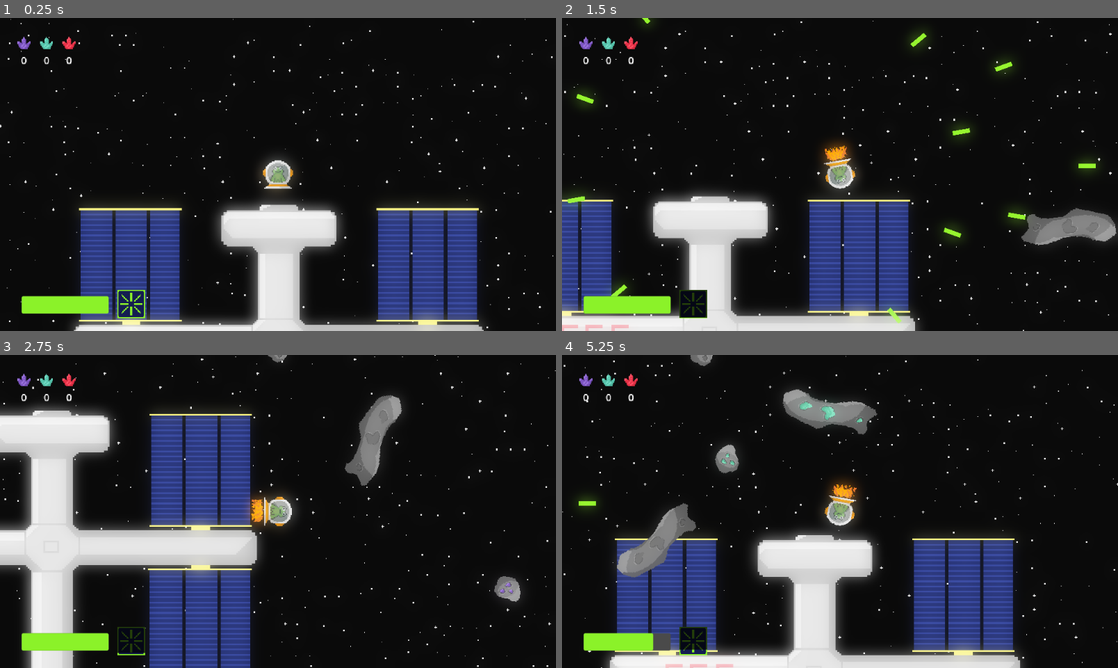
Above: before the commit, frames 1-4 (two rows, left to right).
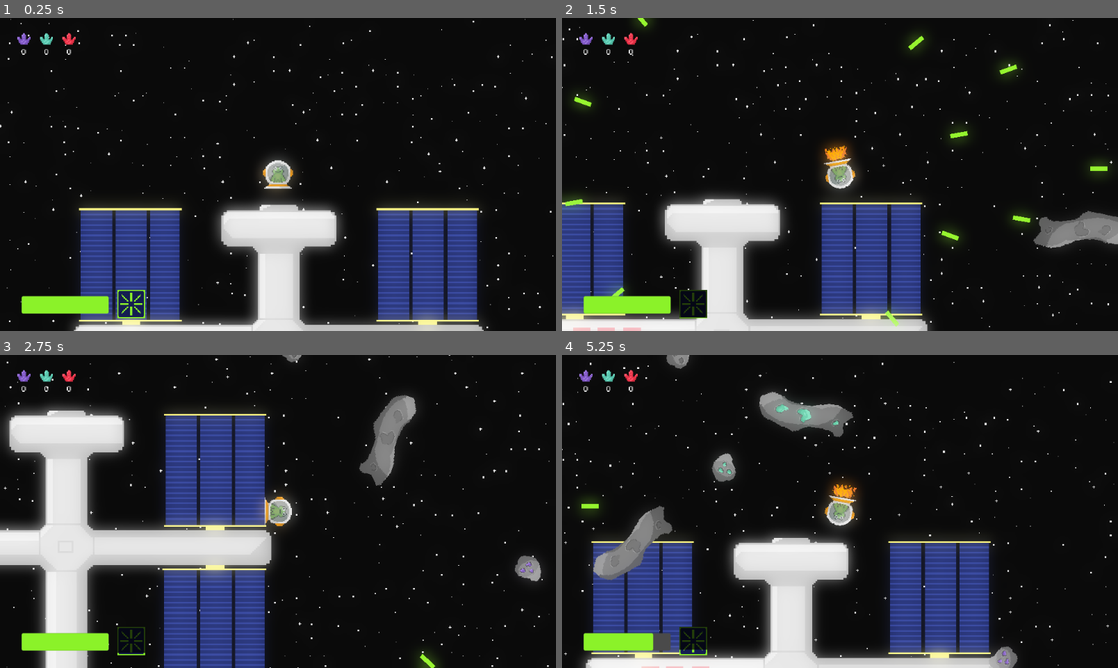
Above: after the commit, the same moments.

Repository: AnejMajnik/astrofrog
Game: Godot game, scene res://scenes/game.tscn
Same seed, same stepped clock (60 frames per second), same inputs: the game is played once before the commit and once after it.
Inputs:
- Up to frame 1 (0.25 s): no input
- Up to frame 2 (1.5 s): tap Enter at 0.5 s; hold D (right) 0.53-1.28 s; tap E (ability) at 0.6 s; hold S (down) from 1.28 s (still down); tap Shift (boost) at 1.35 s
- Up to frame 3 (2.75 s): release S (down) at 2.03 s; hold D (right) from 2.03 s (still down); tap Space (shoot) at 2.1 s
- Up to frame 4 (5.25 s): release D (right) at 2.78 s; hold W (up) 2.78-3.53 s; tap one key every 0.75 s from 2.85 s: E (ability) Shift (boost) Space (shoot) E (ability); hold A (left) 3.53-5.03 s; hold S (down) from 5.03 s (still down)

The runs differ from the first frame. In frame 1, 0.3% of the frame differs, in the area x 3-14%, y 4-15%; in frame 2, 15%; in frame 3, 16%; in frame 4, 23%, in the area x 0-100%, y 0-100%.

Commit message:
Added enemy that roams, and chases you when you get close

Diff:
--- a/project.godot
+++ b/project.godot
@@ -79,6 +79,7 @@
 "deadzone": 0.2,
 "events": [Object(InputEventKey,"resource_local_to_scene":false,"resource_name":"","device":-1,"window_id":0,"alt_press …(191 unchanged characters)…
 , Object(InputEventJoypadButton,"resource_local_to_scene":false,"resource_name":"","device":-1,"button_index":2,"pressure":0.0,"pressed":true,"script":null)
+, Object(InputEventMouseButton,"resource_local_to_scene":false,"resource_name":"","device":-1,"window_id":0,"alt_pressed":false,"shift_pressed":false,"ctrl_pressed":false,"meta_pressed":false,"button_mask":1,"position":Vector2(262, 13),"global_position":Vector2(271, 61),"factor":1.0,"button_index":1,"canceled":false,"pressed":true,"double_click":false,"script":null)
 ]
 }
 ability={
--- /dev/null
+++ b/scenes/enemy.tscn
@@ -0,0 +1,172 @@
+[gd_scene format=3 uid="uid://dujjwju6d82gx"]
+
+[ext_resource type="Texture2D" uid="uid://do1c30lfsnl0a" path="res://assets/enemy_ship.png" id="1_7p1mj"]
+[ext_resource type="Script" uid="uid://dbvvqi7teuaqr" path="res://scripts/enemy.gd" id="1_md0e3"]
+
+[sub_resource type="AtlasTexture" id="AtlasTexture_md0e3"]
+atlas = ExtResource("1_7p1mj")
+region = Rect2(0, 0, 64, 64)
+
+[sub_resource type="AtlasTexture" id="AtlasTexture_4ra3w"]
+atlas = ExtResource("1_7p1mj")
+region = Rect2(0, 64, 64, 64)
+
+[sub_resource type="AtlasTexture" id="AtlasTexture_5uy6h"]
+atlas = ExtResource("1_7p1mj")
+region = Rect2(64, 64, 64, 64)
+
+[sub_resource type="AtlasTexture" id="AtlasTexture_c4w8v"]
+atlas = ExtResource("1_7p1mj")
+region = Rect2(128, 64, 64, 64)
+
+[sub_resource type="SpriteFrames" id="SpriteFrames_nrent"]
+animations = [{
+"frames": [{
+"duration": 1.0,
+"texture": SubResource("AtlasTexture_md0e3")
+}],
+"loop": 1,
+"name": &"idle",
+"speed": 5.0
+}, {
+"frames": [{
+"duration": 1.0,
+"texture": SubResource("AtlasTexture_4ra3w")
+}, {
+"duration": 1.0,
+"texture": SubResource("AtlasTexture_5uy6h")
+}, {
+"duration": 1.0,
+"texture": SubResource("AtlasTexture_c4w8v")
+}],
+"loop": 1,
+"name": &"move",
+"speed": 5.0
+}]
+
+[sub_resource type="CircleShape2D" id="CircleShape2D_nrent"]
+radius = 15.033297
+
+[sub_resource type="Animation" id="Animation_md0e3"]
+length = 0.001
+tracks/0/type = "value"
+tracks/0/imported = false
+tracks/0/enabled = true
+tracks/0/path = NodePath("AnimatedSprite2D:frame")
+tracks/0/interp = 1
+tracks/0/loop_wrap = true
+tracks/0/keys = {
+"times": PackedFloat32Array(0),
+"transitions": PackedFloat32Array(1),
+"update": 1,
+"values": [0]
+}
+tracks/1/type = "value"
+tracks/1/imported = false
+tracks/1/enabled = true
+tracks/1/path = NodePath("AnimatedSprite2D:animation")
+tracks/1/interp = 1
+tracks/1/loop_wrap = true
+tracks/1/keys = {
+"times": PackedFloat32Array(0),
+"transitions": PackedFloat32Array(1),
+"update": 1,
+"values": [&"idle"]
+}
+
+[sub_resource type="Animation" id="Animation_4ra3w"]
+resource_name = "idle"
+length = 0.125
+step = 0.125
+tracks/0/type = "value"
+tracks/0/imported = false
+tracks/0/enabled = true
+tracks/0/path = NodePath("AnimatedSprite2D:frame")
+tracks/0/interp = 1
+tracks/0/loop_wrap = true
+tracks/0/keys = {
+"times": PackedFloat32Array(0),
+"transitions": PackedFloat32Array(1),
+"update": 1,
+"values": [0]
+}
+tracks/1/type = "value"
+tracks/1/imported = false
+tracks/1/enabled = true
+tracks/1/path = NodePath("AnimatedSprite2D:animation")
+tracks/1/interp = 1
+tracks/1/loop_wrap = true
+tracks/1/keys = {
+"times": PackedFloat32Array(0),
+"transitions": PackedFloat32Array(1),
+"update": 1,
+"values": [&"idle"]
+}
+
+[sub_resource type="Animation" id="Animation_5uy6h"]
+resource_name = "move"
+length = 0.375
+loop_mode = 1
+step = 0.125
+tracks/0/type = "value"
+tracks/0/imported = false
+tracks/0/enabled = true
+tracks/0/path = NodePath("AnimatedSprite2D:animation")
+tracks/0/interp = 1
+tracks/0/loop_wrap = true
+tracks/0/keys = {
+"times": PackedFloat32Array(0),
+"transitions": PackedFloat32Array(1),
+"update": 1,
+"values": [&"move"]
+}
+tracks/1/type = "value"
+tracks/1/imported = false
+tracks/1/enabled = true
+tracks/1/path = NodePath("AnimatedSprite2D:frame")
+tracks/1/interp = 1
+tracks/1/loop_wrap = true
+tracks/1/keys = {
+"times": PackedFloat32Array(0, 0.125, 0.25),
+"transitions": PackedFloat32Array(1, 1, 1),
+"update": 1,
+"values": [0, 1, 2]
+}
+
+[sub_resource type="AnimationLibrary" id="AnimationLibrary_5uy6h"]
+_data = {
+&"RESET": SubResource("Animation_md0e3"),
+&"idle": SubResource("Animation_4ra3w"),
+&"move": SubResource("Animation_5uy6h")
+}
+
+[sub_resource type="CircleShape2D" id="CircleShape2D_e204l"]
+radius = 206.00243
+
+[node name="Enemy" type="CharacterBody2D" unique_id=1940419826]
+collision_layer = 4
+collision_mask = 7
+motion_mode = 1
+script = ExtResource("1_md0e3")
+
+[node name="AnimatedSprite2D" type="AnimatedSprite2D" parent="." unique_id=1594765565]
+sprite_frames = SubResource("SpriteFrames_nrent")
+animation = &"idle"
+
+[node name="CollisionShape2D" type="CollisionShape2D" parent="." unique_id=1192180929]
+shape = SubResource("CircleShape2D_nrent")
+
+[node name="AnimationPlayer" type="AnimationPlayer" parent="." unique_id=2037092294]
+libraries/ = SubResource("AnimationLibrary_5uy6h")
+
+[node name="IdleTimer" type="Timer" parent="." unique_id=1632759537]
+wait_time = 3.0
+one_shot = true
+
+[node name="AggroArea" type="Area2D" parent="." unique_id=1586698921]
+
+[node name="CollisionShape2D" type="CollisionShape2D" parent="AggroArea" unique_id=1233601502]
+shape = SubResource("CircleShape2D_e204l")
+
+[connection signal="timeout" from="IdleTimer" to="." method="_on_idle_timer_timeout"]
+[connection signal="body_entered" from="AggroArea" to="." method="_on_aggro_area_body_entered"]
--- /dev/null
+++ b/scenes/enemy_bullet.tscn
@@ -0,0 +1,18 @@
+[gd_scene format=3 uid="uid://dnpdhbumw28dd"]
+
+[ext_resource type="Texture2D" uid="uid://e0tjriovoxp4" path="res://assets/red_laser.png" id="1_d2qol"]
+
+[sub_resource type="RectangleShape2D" id="RectangleShape2D_nrent"]
+size = Vector2(2, 8)
+
+[node name="EnemyBullet" type="Area2D" unique_id=1147035502]
+collision_mask = 2
+
+[node name="Sprite2D" type="Sprite2D" parent="." unique_id=1602845232]
+rotation = 1.5707964
+scale = Vector2(2.5, 2.5)
+texture = ExtResource("1_d2qol")
+
+[node name="CollisionShape2D" type="CollisionShape2D" parent="." unique_id=853219398]
+scale = Vector2(2.5, 2.5)
+shape = SubResource("RectangleShape2D_nrent")
--- a/scenes/game.tscn
+++ b/scenes/game.tscn
@@ -61,6 +61,7 @@
 [node name="Boundaries" type="Node2D" parent="." unique_id=1224880436]
 
 [node name="BoundaryRight" type="StaticBody2D" parent="Boundaries" unique_id=1010363771]
+collision_layer = 8
 
 [node name="CollisionShape2D" type="CollisionShape2D" parent="Boundaries/BoundaryRight" unique_id=1649355986]
 position = Vector2(3584, -1)
@@ -68,6 +69,7 @@
 shape = SubResource("WorldBoundaryShape2D_nrent")
 
 [node name="BoundaryUp" type="StaticBody2D" parent="Boundaries" unique_id=1381230579]
+collision_layer = 8
 
 [node name="CollisionShape2D" type="CollisionShape2D" parent="Boundaries/BoundaryUp" unique_id=1601719152]
 position = Vector2(0, -2994)
@@ -75,12 +77,14 @@
 shape = SubResource("WorldBoundaryShape2D_nrent")
 
 [node name="BoundaryDown" type="StaticBody2D" parent="Boundaries" unique_id=2141976373]
+collision_layer = 8
 
 [node name="CollisionShape2D" type="CollisionShape2D" parent="Boundaries/BoundaryDown" unique_id=1693946353]
 position = Vector2(1, 2994)
 shape = SubResource("WorldBoundaryShape2D_nrent")
 
 [node name="BoundaryLeft" type="StaticBody2D" parent="Boundaries" unique_id=1454532333]
+collision_layer = 8
 
 [node name="CollisionShape2D" type="CollisionShape2D" parent="Boundaries/BoundaryLeft" unique_id=766837761]
 position = Vector2(-3584, -2)
@@ -94,7 +98,7 @@
 [node name="WorldEnvironment" type="WorldEnvironment" parent="." unique_id=1216752192]
 environment = SubResource("Environment_nrent")
 
-[node name="StaticBody2D" parent="." unique_id=1428638061 instance=ExtResource("4_lbhrr")]
+[node name="FSS" parent="." unique_id=1428638061 instance=ExtResource("4_lbhrr")]
 position = Vector2(328, 515)
 scale = Vector2(2, 2)
 
--- a/scenes/item_slot.tscn
+++ b/scenes/item_slot.tscn
@@ -1,6 +1,7 @@
 [gd_scene format=3 uid="uid://css5lhepu6r2"]
 
 [ext_resource type="Script" uid="uid://biyuoxywvshxd" path="res://scripts/item_slot.gd" id="1_567tv"]
+[ext_resource type="FontFile" uid="uid://cmm611amhioui" path="res://assets/fonts/PixelatedEleganceRegular-ovawB.ttf" id="2_eqbkm"]
 
 [node name="ItemSlot" type="VBoxContainer" unique_id=624275580]
 offset_right = 40.0
@@ -16,5 +17,6 @@
 
 [node name="Amount" type="Label" parent="." unique_id=1964929536]
 layout_mode = 2
-theme_override_font_sizes/font_size = 12
+theme_override_fonts/font = ExtResource("2_eqbkm")
+theme_override_font_sizes/font_size = 8
 horizontal_alignment = 1
--- a/scenes/laser_bullet.tscn
+++ b/scenes/laser_bullet.tscn
@@ -7,7 +7,7 @@
 size = Vector2(2, 8)
 
 [node name="LaserBullet" type="Area2D" unique_id=1147035502]
-collision_mask = 2
+collision_mask = 6
 script = ExtResource("1_wti7u")
 
 [node name="Sprite2D" type="Sprite2D" parent="." unique_id=1602845232]
@@ -16,4 +16,5 @@
 texture = ExtResource("1_mrcvo")
 
 [node name="CollisionShape2D" type="CollisionShape2D" parent="." unique_id=853219398]
+scale = Vector2(2.5, 2.5)
 shape = SubResource("RectangleShape2D_nrent")
--- a/scenes/player.tscn
+++ b/scenes/player.tscn
@@ -140,6 +140,7 @@
 radius = 16.0
 
 [node name="Player" type="CharacterBody2D" unique_id=598472088 groups=["player"]]
+collision_mask = 14
 motion_mode = 1
 script = ExtResource("1_g2els")
 
--- a/scenes/ui.tscn
+++ b/scenes/ui.tscn
@@ -70,7 +70,7 @@
 [node name="ItemsBar" type="HBoxContainer" parent="Control" unique_id=347977703]
 layout_mode = 1
 offset_left = 20.0
-offset_top = 20.0
+offset_top = 15.0
 offset_right = 60.0
-offset_bottom = 60.0
+offset_bottom = 55.0
 theme_override_constants/separation = 10
--- a/scripts/asteroid.gd
+++ b/scripts/asteroid.gd
@@ -40,7 +40,7 @@
 	for body in get_overlapping_bodies():
 		if body.is_in_group("player"):
 			body.take_damage(damage)
-			queue_free()
+			take_damage(health)
 		elif body.is_in_group("fss"):
 			queue_free()
 
--- /dev/null
+++ b/scripts/enemy.gd
@@ -0,0 +1,62 @@
+extends CharacterBody2D
+
+@onready var animation_player: AnimationPlayer = $AnimationPlayer
+@onready var idle_timer: Timer = $IdleTimer
+@onready var player: CharacterBody2D = Autoload.player_node
+
+enum State { IDLE, ROAM, ATTACK, DIE }
+var current_state: State
+var home_location: Vector2
+var other_location: Vector2
+var target_location: Vector2
+var going_to_other := true
+var direction: int
+var move_speed = 175
+var decceleration_speed = 300
+var acceleration_speed = 300
+var turn_speed = 8.0
+
+func _ready() -> void:
+	home_location = global_position
+	other_location.x = home_location.x + [-1, 1].pick_random() * 500
+	other_location.y = home_location.y
+	change_state(State.IDLE)
+
+func change_state(new_state: State) -> void:
+	current_state = new_state
+	match new_state:
+		State.IDLE:
+			animation_player.play("idle")
+			idle_timer.start()
+		State.ROAM:
+			animation_player.play("move")
+			target_location = other_location if going_to_other else home_location
+			going_to_other = !going_to_other
+		State.ATTACK:
+			animation_player.play("move")
+
+func _physics_process(delta: float) -> void:
+	match current_state:
+		State.IDLE:
+			velocity = velocity.move_toward(Vector2.ZERO, decceleration_speed * delta)
+		State.ROAM:
+			direction = sign(target_location.x - global_position.x)
+			var distance = target_location.x - global_position.x
+			if abs(distance) <= move_speed * delta:
+				change_state(State.IDLE)
+			velocity = velocity.move_toward(Vector2(direction, 0) * move_speed, acceleration_speed * delta)
+		State.ATTACK:
+			velocity = velocity.move_toward(global_position.direction_to(player.global_position) * move_speed, acceleration_speed * delta)
+	move_and_slide()
+
+	# Rotate
+	if velocity.length() > 10.0:
+		rotation = lerp_angle(rotation, velocity.angle() + PI / 2, turn_speed * delta)
+
+func _on_idle_timer_timeout() -> void:
+	change_state(State.ROAM)
+
+
+func _on_aggro_area_body_entered(body: Node2D) -> void:
+	if body.is_in_group("player"):
+		change_state(State.ATTACK)
--- a/scripts/game.gd
+++ b/scripts/game.gd
@@ -2,6 +2,7 @@
 
 var asteroid = preload("res://scenes/asteroid.tscn")
 var asteroid_big = preload("res://scenes/asteroid_big.tscn")
+var enemy = preload("res://scenes/enemy.tscn")
 @onready var background: TileMapLayer = $Background
 
 var map_width_tiles: int = 500
@@ -43,6 +44,7 @@
 func _ready() -> void:
 	build_map()
 	spawn_asteroids(25, true)
+	spawn_enemies(20, false)
 	ui.setup_ability(player.ability_timer)
 	player.health_changed.connect(ui.set_health)
 	player.died.connect(_on_player_died)
@@ -75,6 +77,16 @@
 			instance.position = Vector2(randf_range(-2000, 2000), randf_range(-1000, 1000))
 		add_child(instance)
 
+func spawn_enemies(count: int, offscreen: bool = true):
+	for i in count:
+		var instance = enemy.instantiate()
+
+		if offscreen:
+			instance.position = get_offscreen_position()
+		else:
+			instance.position = Vector2(randf_range(-3000, 3000), randf_range(-2000, 2000))
+		add_child(instance)
+
 func get_offscreen_position(margin := 100) -> Vector2:
 	var rect: Rect2 = get_canvas_transform().affine_inverse() * get_viewport_rect()
 	var radius := rect.size.length() / 2.0 + margin
--- a/scripts/player.gd
+++ b/scripts/player.gd
@@ -3,8 +3,8 @@
 @export var speed = 200
 var move_speed = speed
 @export var boost_speed = 400
-@export var decceleration_speed = 10
-@export var acceleration_speed = 10
+@export var decceleration_speed = 400
+@export var acceleration_speed = 400
 @onready var animation_player: AnimationPlayer = $AnimationPlayer
 @onready var shoot_timer: Timer = $ShootTimer
 @onready var ability_timer: Timer = $AbilityTimer
@@ -15,6 +15,7 @@
 var bullet = preload("res://scenes/laser_bullet.tscn")
 var can_shoot: bool = true
 var can_ability: bool = true
+var push_strength = 500
 
 var character_direction: Vector2
 
@@ -78,16 +79,15 @@
 
 	if character_direction:
 		animation_player.play("move")
-		velocity = velocity.move_toward(character_direction * move_speed, acceleration_speed)
+		velocity = velocity.move_toward(character_direction * move_speed, acceleration_speed * delta)
 	else:
 		animation_player.play("idle")
-		velocity = velocity.move_toward(Vector2.ZERO, decceleration_speed)
+		velocity = velocity.move_toward(Vector2.ZERO, decceleration_speed * delta)
 
 	if character_direction != Vector2.ZERO:
 		rotation = lerp_angle(rotation, character_direction.angle() + PI / 2, 10.0 * delta)
 
 	move_and_slide()
-
 
 func _on_shoot_timer_timeout() -> void:
 	can_shoot = true
Binary file added: assets/enemy_ship.png
Not shown, added: assets/enemy_ship.png.import
Binary file added: assets/fonts/PixelatedEleganceRegular-ovawB.ttf
Not shown, added: assets/fonts/PixelatedEleganceRegular-ovawB.ttf.import
Binary file added: assets/red_laser.png
Not shown, added: assets/red_laser.png.import
Not shown, added: scripts/enemy.gd.uid
